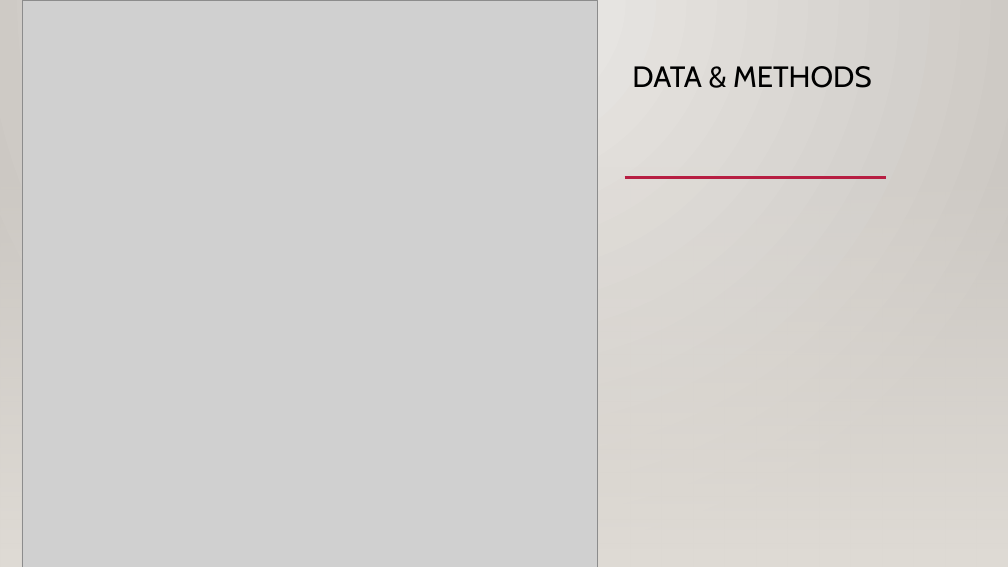
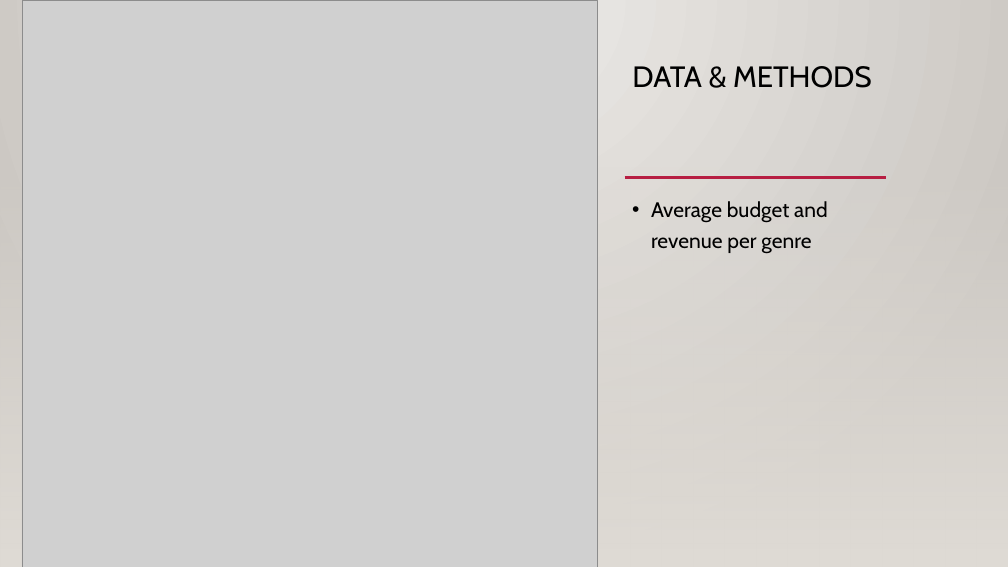
Before and after one commit to jnhoogstra/movie_analysis_Microsoft, a slide deck: slide 7 of Phase 1 Presentation.pptx. Drawn at 1008x567 pixels with LibreOffice and Linux fonts; fonts in the diff are those of the drawing; grey boxes stand for pictures; background and template pictures are left out. Boxes give left, top, right and bottom in pixels: in the first picture for what was removed or moved away, otherwise in the second. Text is boxed around its words. In the diff, an @@ line names an element or a change of style, - is before the commit and + after.

```diff
--- a/Phase 1 Presentation.pptx
+++ b/Phase 1 Presentation.pptx
@@ text added at (x1=651, y1=201, x2=827, y2=254), 20 pt, text #000000 @@
+• Average budget and revenue per genre
```
Also in this commit, not shown: 10 other slides changed, 1 other file.
